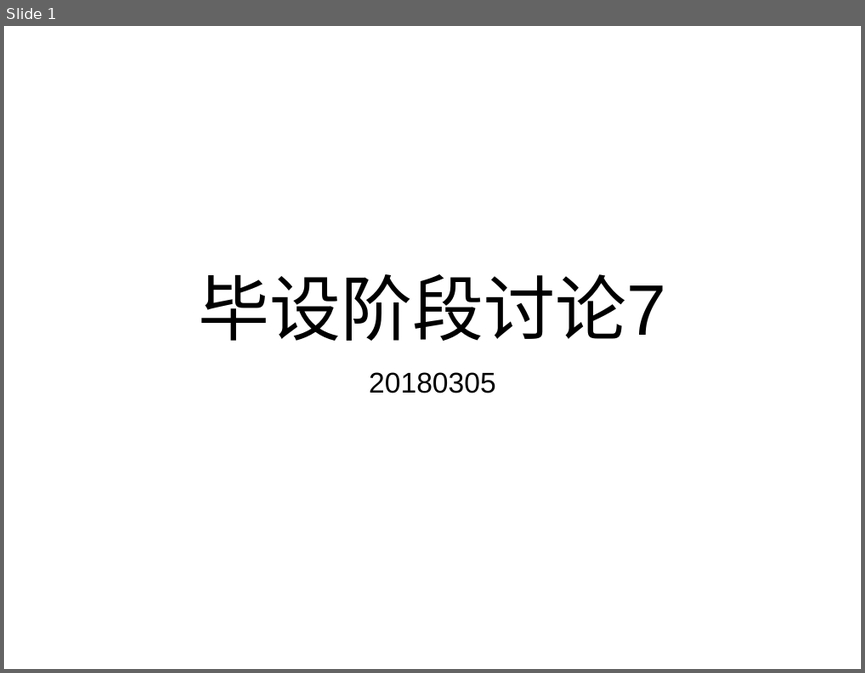
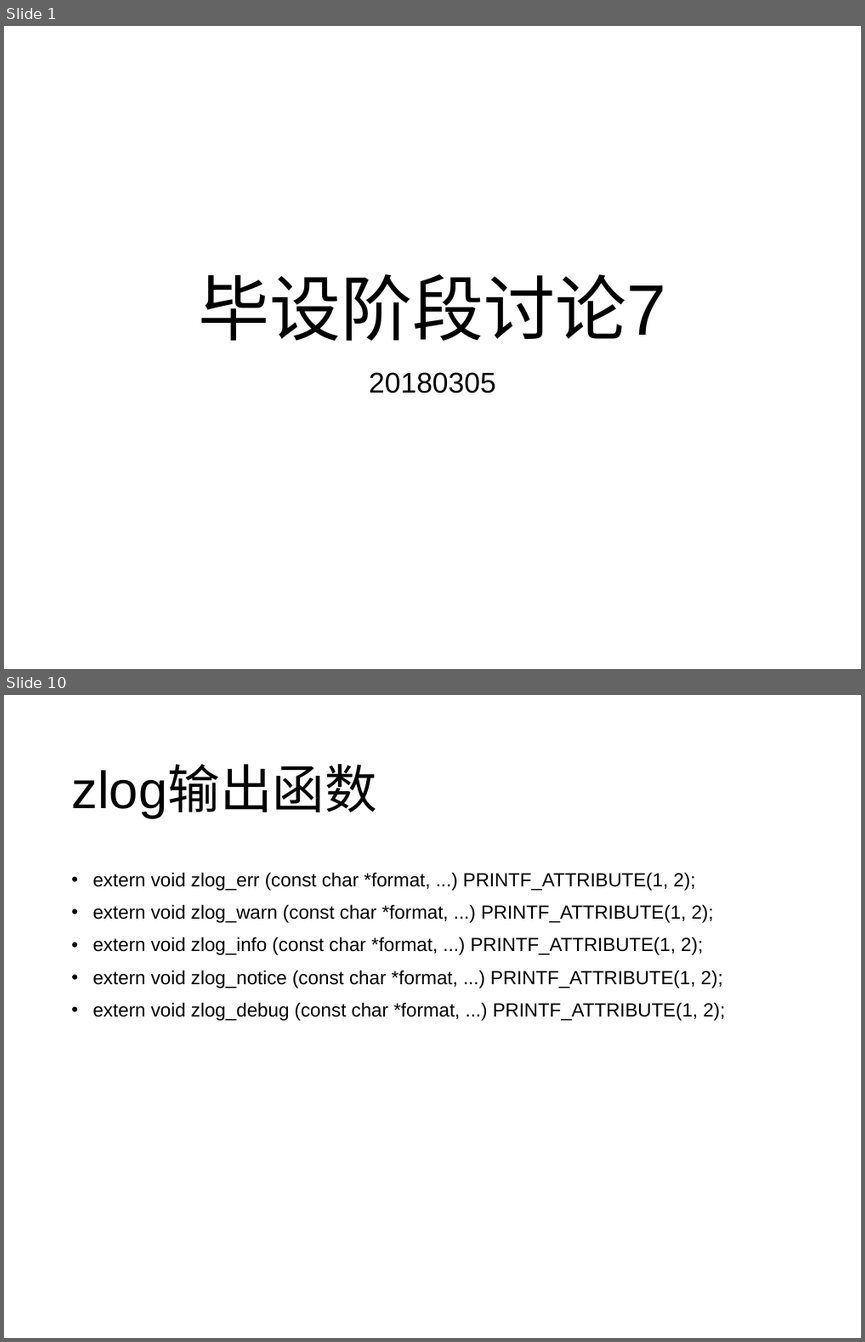
Before and after one commit to wangqing93/ibgp_exp, a slide deck: doc/毕设阶段讨论7.pptx. Shown one above the other, each under a label of ours: slide 1 before the commit, slides 1 and 10 after it; the slides between them are not shown. The pictures are 865x673 and 865x1342 pixels, drawn with LibreOffice and Linux fonts; fonts in the diff are those of the drawing. Boxes give left, top, right and bottom in pixels: in the first picture for what was removed or moved away, otherwise in the second. Text is boxed around its words. In the diff, an @@ line names an element or a change of style, - is before the commit and + after.

```diff
--- a/doc/毕设阶段讨论7.pptx
+++ b/doc/毕设阶段讨论7.pptx
@@ slide 10 added at box(4, 695, 861, 1338), background #FFFFFF @@
@@ title added at box(71, 766, 376, 818), 44 pt, text #000000 @@
+zlog输出函数
@@ text added at box(93, 872, 725, 1021), 16 pt, text #000000 @@
+• extern void zlog_err (const char *format, ...) PRINTF_ATTRIBUTE(1, 2);
+• extern void zlog_warn (const char *format, ...) PRINTF_ATTRIBUTE(1, 2);
+• extern void zlog_info (const char *format, ...) PRINTF_ATTRIBUTE(1, 2);
+• extern void zlog_notice (const char *format, ...) PRINTF_ATTRIBUTE(1, 2);
+• extern void zlog_debug (const char *format, ...) PRINTF_ATTRIBUTE(1, 2);
```
Also in this commit, not shown: 9 other slides added.
